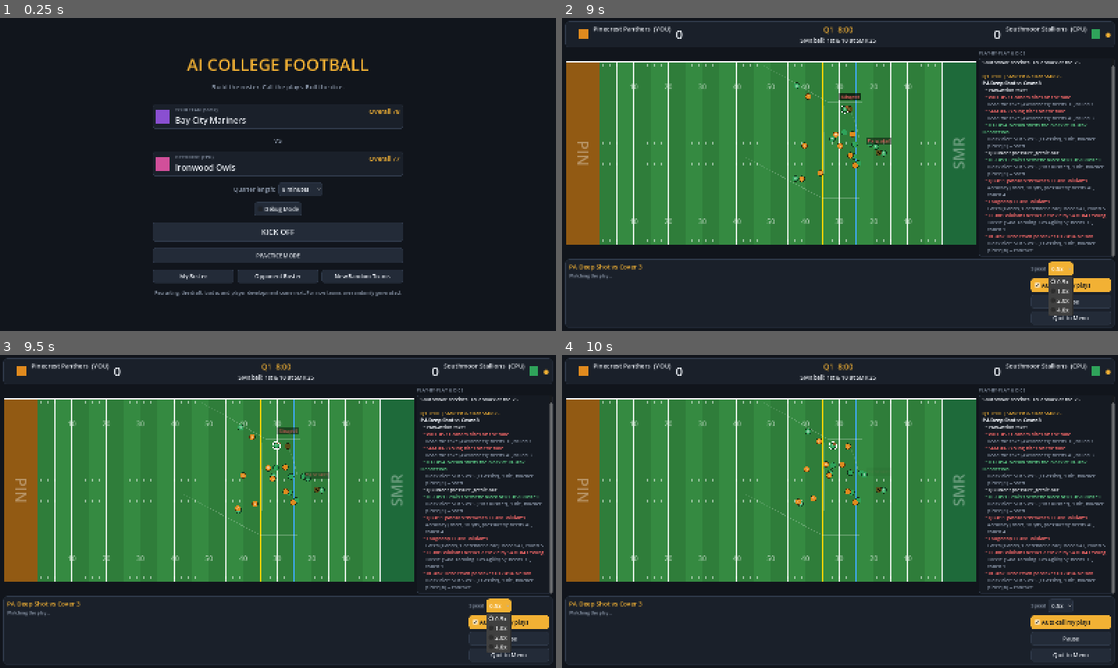
Above: before the commit, frames 1-4 (two rows, left to right).
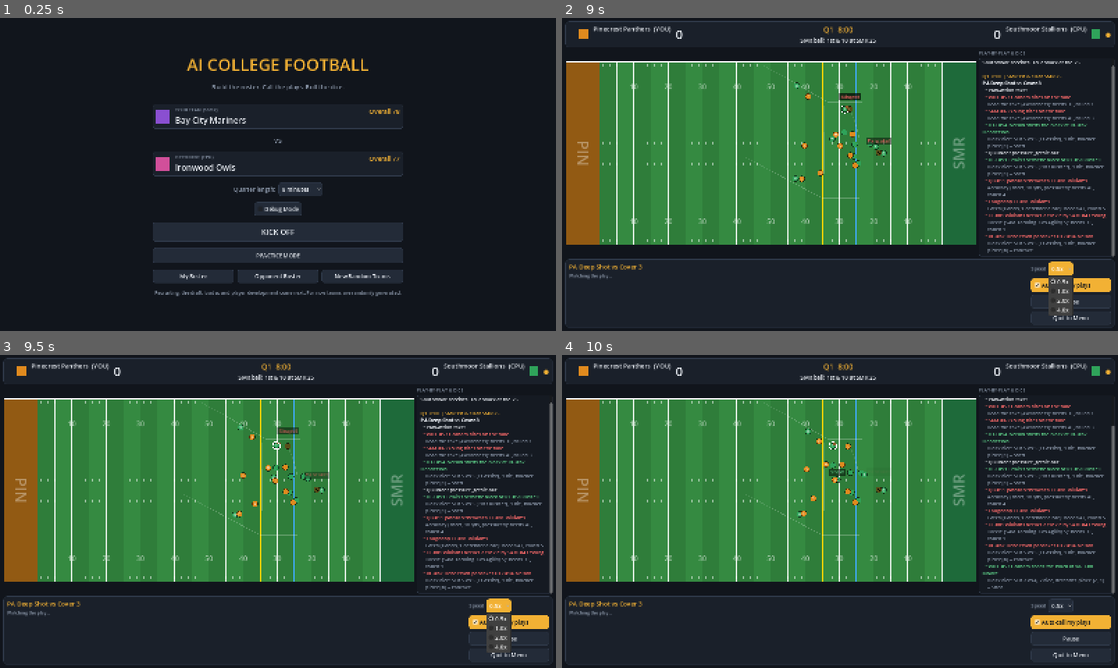
Above: after the commit, the same moments.

Repository: kylebess9/CollegeFootballGame
Game: Godot game, scene res://scenes/main.tscn
Same seed, same stepped clock (60 frames per second), same inputs: the game is played once before the commit and once after it.
Inputs:
- Up to frame 1 (0.25 s): no input
- Up to frame 2 (9 s): click "New Random Teams" at 0.5 s; click "New Random Teams" at 1.25 s; click "8 minutes" at 2 s; click "Debug Mode" at 2.75 s; click "KICK OFF" at 3.5 s; click "Cover 3" at 4.25 s; click "1.0x" at 5 s; click "Auto-call my plays" at 5.75 s; click "0.5x" at 6.5 s; click "0.5x" at 7.25 s; click "Auto-call my plays" at 8 s; click "0.5x" at 8.75 s
- Up to frame 3 (9.5 s): no input
- Up to frame 4 (10 s): click "Auto-call my plays" at 9.5 s

Frames 1-2 are identical in both runs. In frame 3, less than 0.1% of the frame differs, in the area x 41-50%, y 37-52%; in frame 4, 3.7%, in the area x 42-100%, y 13-76%.

Commit message:
Replace chasing flag with a geometric cutoff check for new blocks
The previous fix denied any fresh block on a defender who was formally
_chasing() the ball carrier, which turned out to be too broad: it fired
for any pursuing defender regardless of where he actually was relative
to the blocker, which hit run-play yardage much harder than intended and
also dinged pass plays during the post-catch YAC window.

Replace it with a geometric check: draw the line from the defender to
his pursuit point (where he's heading to intercept the ball carrier),
and see whether the blocker is actually standing between him and that
point (within BLOCK_RANGE of the line, and ahead of him along it) rather
than off to the side or behind him. If the blocker is in his way, the
block is still allowed; if the defender is just running away or around
him, no block chance for now -- same placeholder comment about this
being a spot for a future holding roll instead of a flat no.

Balance-tested before/after -- run yardage recovers a fair amount
(Inside Run 4.12->5.70, Outside Run 7.39->11.45, avg pts/team
18.9->25.4) while still being well below the pre-fix numbers, and
redzone_check.gd stays clean.

Co-Authored-By: Claude Sonnet 5 <noreply@anthropic.com>
Claude-Session: https://claude.ai/code/session_018bt1o3jxtN4yZc4hhA7q4e

Diff:
--- a/scripts/sim/play_sim.gd
+++ b/scripts/sim/play_sim.gd
@@ -859,6 +859,29 @@
 	return carrier_live() and t >= d.pursue_at
 
 
+func _blocker_cuts_off(b: SimActor, d: SimActor) -> bool:
+	# Is the blocker actually standing in the defender's way -- between him and the point
+	# he's heading to intercept the ball carrier -- rather than off to the side or behind him
+	# while the defender runs away or around him? For now this is a flat yes/no: in his way
+	# means a block is allowed, not in his way means no block chance at all; later this is a
+	# natural spot for a holding roll instead (let the block succeed anyway at the risk of a
+	# penalty, rather than a flat no).
+	if not carrier_live():
+		return true
+	var target := _pursue_point(d)
+	var path := target - d.pos
+	var path_len := path.length()
+	if path_len < 0.5:
+		return true
+	var dir := path / path_len
+	var to_blocker := b.pos - d.pos
+	var ahead := to_blocker.dot(dir)
+	if ahead <= 0.0 or ahead >= path_len:
+		return false
+	var lateral := (to_blocker - dir * ahead).length()
+	return lateral <= BLOCK_RANGE
+
+
 func _rush_target(d: SimActor) -> Vector2:
 	if _chasing(d):
 		return _pursue_point(d)
@@ -985,13 +1008,7 @@
 		if b.engaged == null:
 			var d := b.block_target
 			if d != null and d.is_up() and d.engaged == null and b.block_cooldown <= 0.0 and d.block_cooldown <= 0.0:
-				# A defender who has already recognized the play and is pursuing the ball
-				# carrier (or otherwise pulling away rather than squaring up) is too locked
-				# in to be freshly blocked here -- don't let a blocker just grab him out of
-				# his pursuit angle for free. For now this simply denies the block; later
-				# this is a natural spot for a holding roll instead (let the block succeed
-				# anyway at the risk of a penalty, rather than a flat no).
-				if not _chasing(d) and b.pos.distance_to(d.pos) < BLOCK_RANGE:
+				if _blocker_cuts_off(b, d) and b.pos.distance_to(d.pos) < BLOCK_RANGE:
 					b.engaged = d
 					d.engaged = b
 					b.block_timer = 0.6 if pass_pro else 0.25
